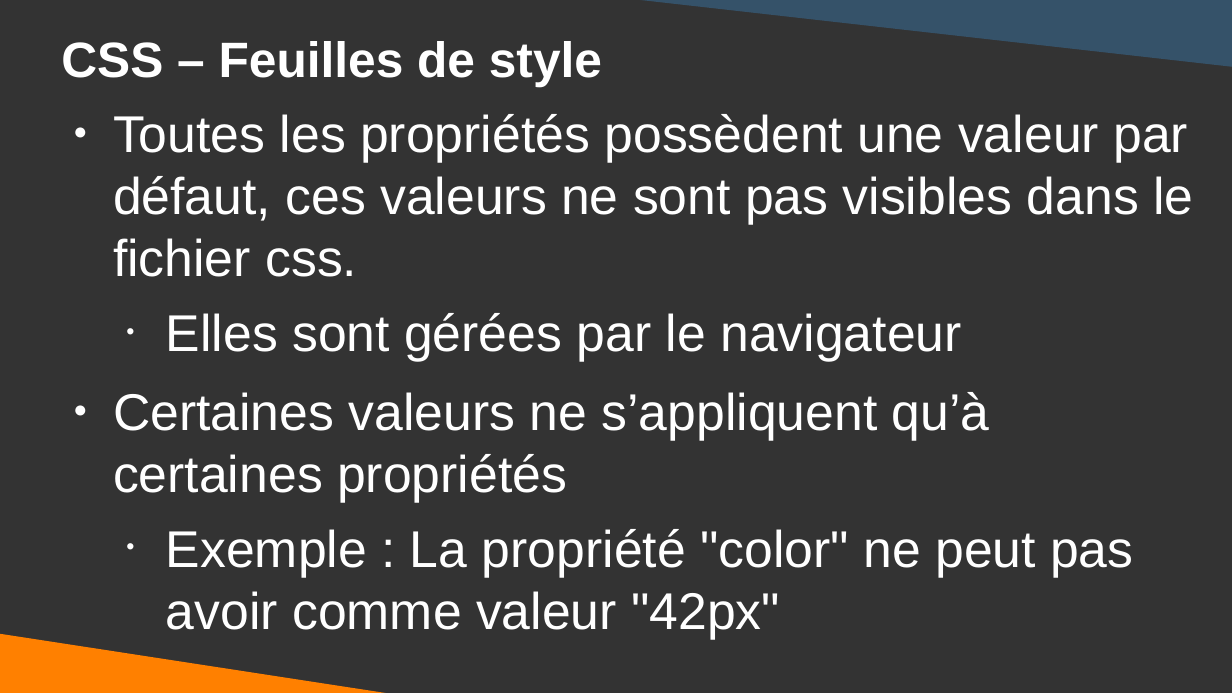
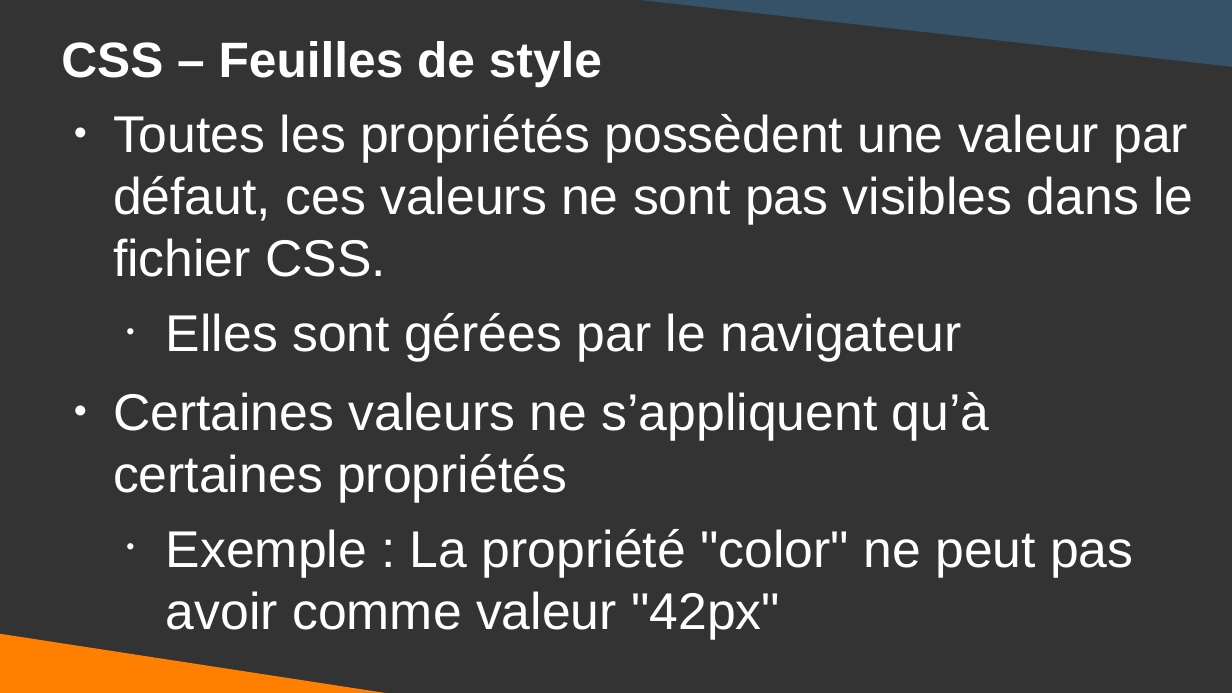
Before and after one commit to DanYellow/cours, a slide deck: slide 9 of integration-web-s1/travaux-pratiques/numero-3/presentation.odp. Drawn at 1232x693 pixels with LibreOffice and Linux fonts; fonts in the diff are those of the drawing. Boxes give left, top, right and bottom in pixels: in the first picture for what was removed or moved away, otherwise in the second. Text is boxed around its words. In the diff, an @@ line names an element or a change of style, - is before the commit and + after.

```diff
--- a/integration-web-s1/travaux-pratiques/numero-3/presentation.odp
+++ b/integration-web-s1/travaux-pratiques/numero-3/presentation.odp
@@ text at <box>113,114,1193,277</box>: text changed @@
-● Toutes les propriétés possèdent une valeur par défaut, ces valeurs ne sont pas visibles dans le fichier css.
+● Toutes les propriétés possèdent une valeur par défaut, ces valeurs ne sont pas visibles dans le fichier CSS.
```
Also in this commit, not shown: 17 other slides changed, 1 slide added, 6 other files.
